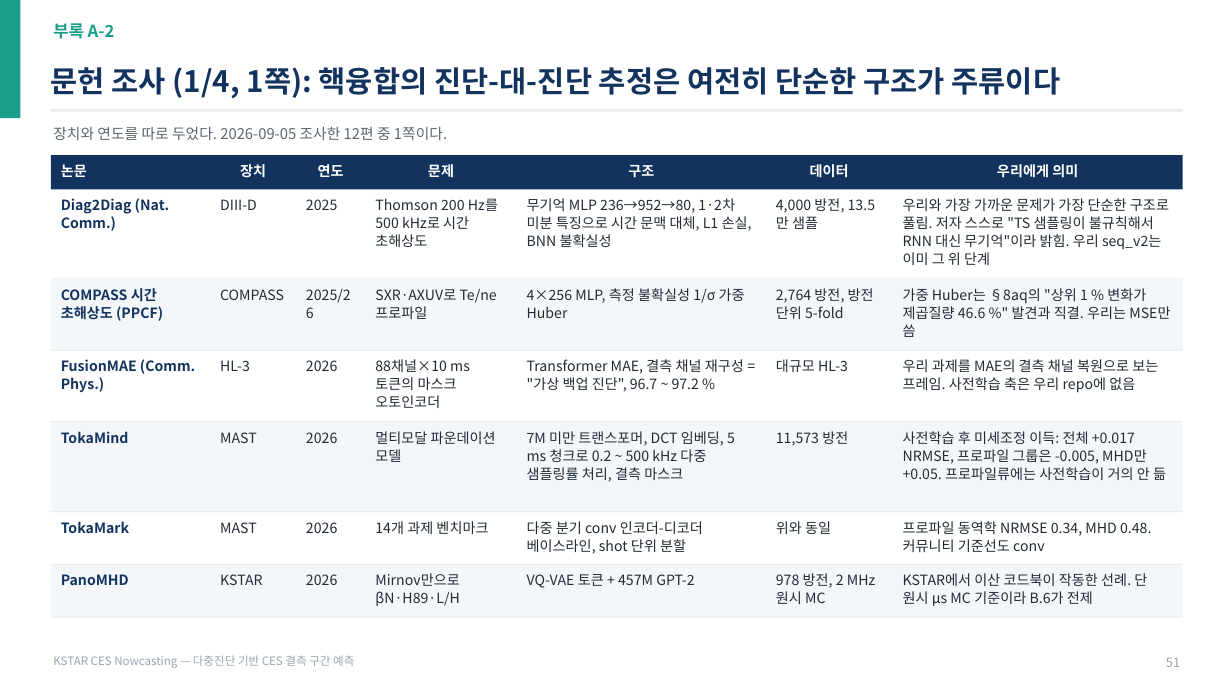
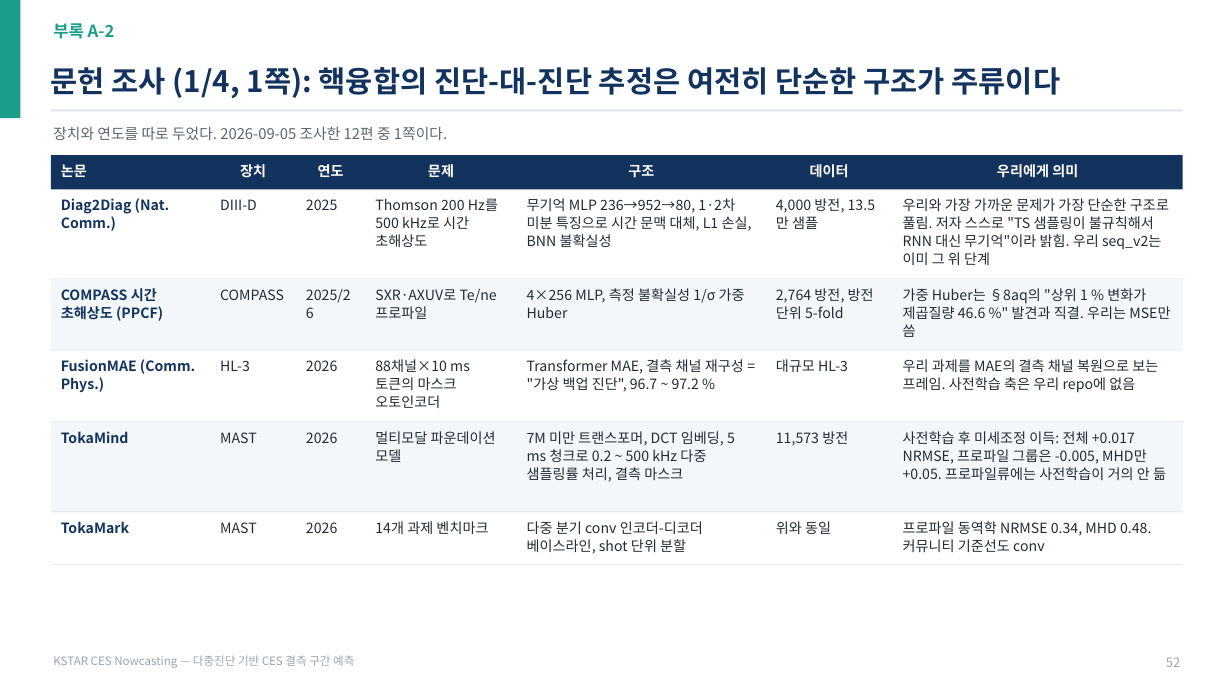
Before and after one commit to iseungsang01/ml-intern-revision, a slide deck: slide 63 of docs/presentation/KSTAR_CES_발표자료.pptx (slide 62 before the commit). Drawn at 1232x693 pixels with LibreOffice and Linux fonts; fonts in the diff are those of the drawing. Boxes give left, top, right and bottom in pixels: in the first picture for what was removed or moved away, otherwise in the second. Text is boxed around its words. In the diff, an @@ line names an element or a change of style, - is before the commit and + after.

```diff
--- a/docs/presentation/KSTAR_CES_발표자료.pptx
+++ b/docs/presentation/KSTAR_CES_발표자료.pptx
@@ rectangle removed at (51,565,1183,617) @@
@@ text removed at (61,574,129,585) @@
-PanoMHD
@@ text removed at (220,574,263,585) @@
-KSTAR
@@ text removed at (306,574,337,585) @@
-2026
@@ text removed at (375,573,460,606) @@
-Mirnov만으로 βN·H89·L/H
@@ text removed at (527,574,694,588) @@
-VQ-VAE 토큰 + 457M GPT-2
@@ text removed at (776,573,875,604) @@
-978 방전, 2 MHz 원시 MC
@@ text removed at (903,573,1147,606) @@
-KSTAR에서 이산 코드북이 작동한 선례. 단 원시 μs MC 기준이라 B.6가 전제
@@ rectangle removed at (51,616,1183,617) @@
@@ text at (1166,657,1180,667): text changed @@
-51
+52
```
Also in this commit, not shown: 7 other slides changed, 2 slides added, 12 other files.
